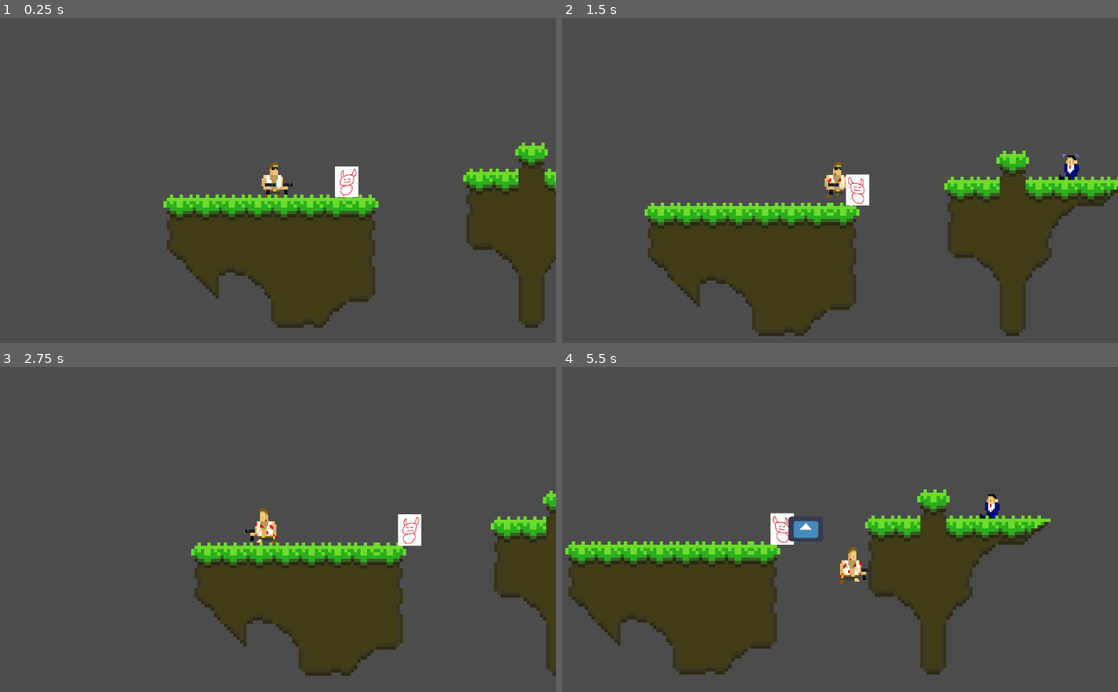
Above: before the commit, frames 1-4 (two rows, left to right).
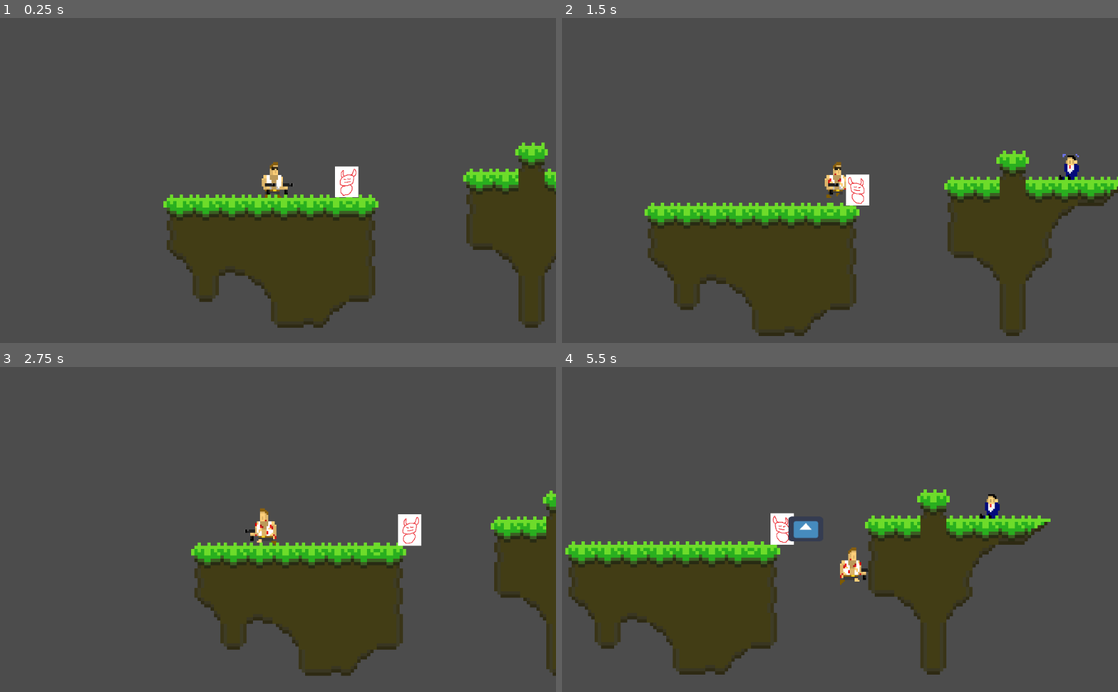
Above: after the commit, the same moments.

Repository: Slimonade1/Eksamensprojekt
Game: Godot game, scene res://Scenes/masterScene.tscn
The game is run twice, just before and just after one commit, with the same random seed, the same clock (stepped at 60 frames per second) and the same inputs. The engine's default icon, where the game draws it, is replaced by a stand-in: a white triangle on a blue panel in a dark square.
Inputs:
- Up to frame 1 (0.25 s): no input
- Up to frame 2 (1.5 s): tap Enter at 0.5 s; hold D (ui_right) from 0.53 s (still down); tap W (ui_up) at 0.77 s
- Up to frame 3 (2.75 s): tap W (ui_up) at 1.52 s; release D (ui_right) at 2.03 s; hold A (ui_left) from 2.03 s (still down)
- Up to frame 4 (5.5 s): release A (ui_left) at 2.78 s; hold D (ui_right) 2.78-4.28 s; tap W (ui_up) at 3.02, 3.77, 4.52 s; hold A (ui_left) 4.28-5.03 s; hold D (ui_right) from 5.03 s (still down)

The runs differ from the first frame. In frame 1, 0.2% of the frame differs, in the area x 34-40%, y 79-88%; in frame 2, 0.2%; in frame 3, 0.2%; in frame 4, 0.2%.

Commit message:
Lolle ændring

Diff:
--- a/Scenes/gameScene.tscn
+++ b/Scenes/gameScene.tscn
@@ -934,7 +934,7 @@
 collision_layer = 16
 collision_mask = 5
 format = 1
-tile_data = PoolIntArray( -1376215, 12, 0, -1245147, 10, 0,  …(625 unchanged characters)… -786390, 1, 0, -786388, 25, 0, -655343, 31, 0, -655339, 29, 0, -655337, 1, 0, -655 …(120 unchanged characters)…
+tile_data = PoolIntArray( -1376215, 12, 0, -1245147, 10, 0,  …(625 unchanged characters)… -786390, 1, 0, -786388, 25, 0, -655343, 15, 0, -655339, 29, 0, -655337, 1, 0, -655 …(120 unchanged characters)…
 
 [node name="Enemies" type="Node" parent="."]
 
